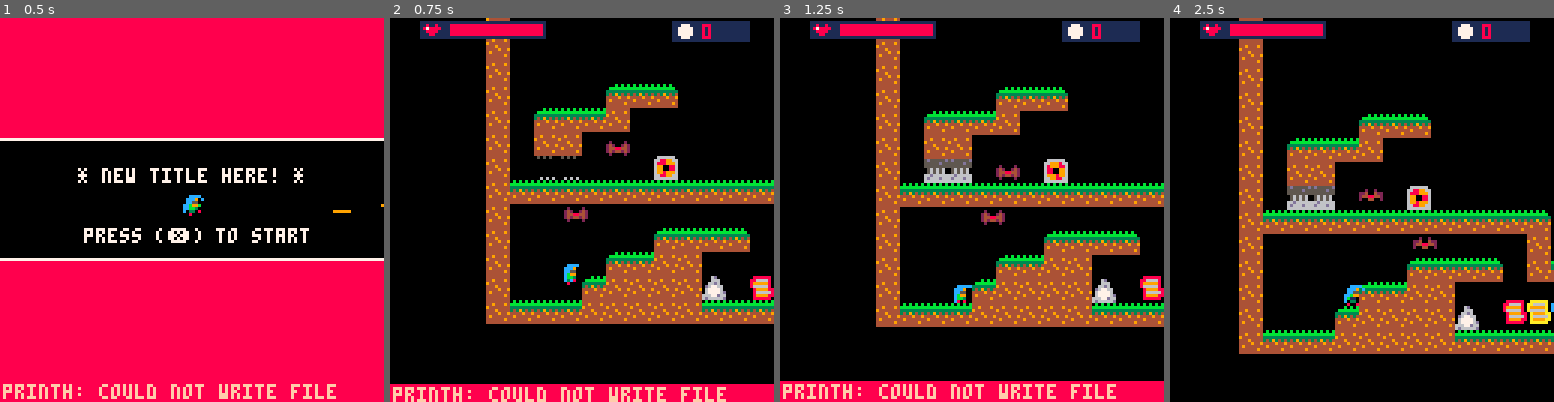
Above: before the commit, frames 1-4 (left to right).
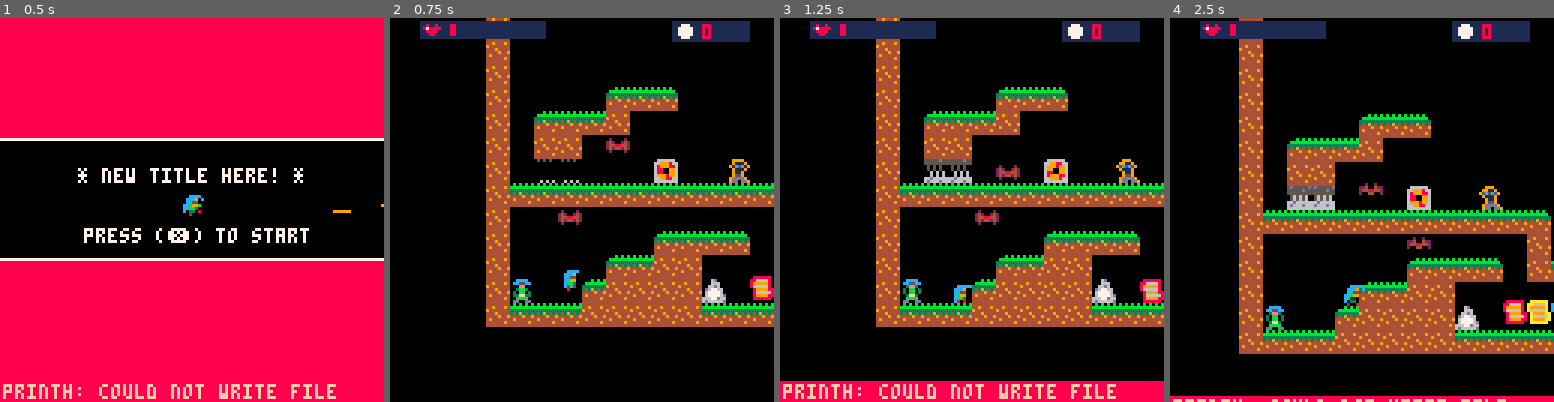
Above: after the commit, the same moments.

Repository: Mizar01/last_spellcaster
Game: PICO-8 cartridge microvania.p8
Same seed, same stepped clock (60 frames per second), same inputs: the game is played once before the commit and once after it.
Inputs:
- Up to frame 1 (0.5 s): tap X (X key) at 0.33 s
- Up to frame 2 (0.75 s): tap O (Z key) at 0.7 s
- Up to frame 3 (1.25 s): tap X (X key) at 1.07 s
- Up to frame 4 (2.5 s): hold Right 1.6-2.1 s; hold P2 Left 1.6-2.1 s; tap O (Z key) at 1.7, 2.1 s; tap X (X key) at 1.85 s; hold Up 2.15-2.42 s; hold P2 Down 2.15-2.42 s; hold Right from 2.47 s (still down); hold P2 Left from 2.47 s (still down)

Frame 1 is identical in both runs. In frame 2, 17% of the frame differs, in the area x 0-100%, y 0-100%; in frame 3, 2.0%; in frame 4, 3.3%.

Commit message:
added npc and dialog system

Diff:
--- a/game/base.lua
+++ b/game/base.lua
@@ -10,6 +10,8 @@
 phase=idle
 x=*1
 y=*2
+spawn_x=*1
+spawn_y=*2
 ]], {x or 0, y or 0, parent_mgr or nil})
 
 		o.spr = dstarc([[
@@ -32,6 +34,9 @@
 	draw = function(self)
 		self:draw_sprite()
  	end,
+	respawn = function(self, x, y)
+		self.x, self.y, self.spawn_x, self.spawn_y = x, y, x, y
+	end,
     del = function(self)
         self.destroyed = true
         if (self.parent_mgr) then
--- a/game/compressed_maps.lua
+++ b/game/compressed_maps.lua
@@ -1,3 +1,3 @@
 stage_compressed_maps = {
-	[[1z1G0z0D1"0z0D1"0z0D1"0:1,0x1"0z0D1"0z0D1"071$0,1"0u1"0z0 …(154 unchanged characters)… !1$0z0?1"0!1"0!b!0,1!051"0u1"0!M"7!0"Q!0*1!0z021.0%1!021"0x1"0"a!0(1!0%M!0z021"0&1$0!1"0!1$0z021"0$1$0)1#001"0x1"0"f!1%6!0!A!B!C!D!0#v#0!1!0's!0'1!0&e!0q1z1G]],
+	[[1z1G0z0D1"0z0D1"0z0D1"0:1,0x1"0z0D1"0z0D1"071$0,1"0u1"0z0 …(154 unchanged characters)… !1$0z0?1"0!1"0!b!0,1!051"0u1"0!M"7!0"Q!0"u!0'1!0z021.0%1!021"0x1"0"a!0(1!0%M!0z021"0&1$0!1"0!1$0z021"0$1$0)1#001"0x1"p!0!f!1%6!0!A!B!C!D!0#h#0!1!0'g!0'1!0&e!0q1z1G]],
 }
--- a/game/game_config.lua
+++ b/game/game_config.lua
@@ -8,6 +8,10 @@
 el_cls = {c_fire, c_thunder, c_ice, c_wind} -- element class for each element type
 el_dmg = dstarc([[{110;20;30};{10;15;25};{0;0;0};{0;0;0}]])
 el_cost = dstarc("0;25;40;35")
+npc_sprites = dstarc([[
+    lea = {192;193}
+    lady = {208;209}
+]])
 fsolid_idx = 0 --sprint flag index used for solid
 game = nil
 player = nil
@@ -46,7 +50,10 @@
 dead_messages = {}
 
 stage_config = {
-    build_stage_config_item("hello pris... ehm subject n.6", 13, "grass", 0),
+    build_stage_config_item("The green forest", 13, "grass", dstarc([[
+        p = {name=lea;msg=my dear nephew*please help me find the*four elemental scrolls.}
+        u = {name=lady;msg=welcome to the forest*be careful out there!}
+    ]])),
 }
 
 -- adding to dstar other functions
--- a/game/hud.lua
+++ b/game/hud.lua
@@ -50,9 +50,8 @@
         l.fixedx = l.final_pos + 250
         dstar(l, [[
             ttl_live = _fn_t1_2
-            offset = 0
         ]])
-        return sm(l, c_slide_text)
+        return l
     end,
     update = function(self)
         if (self.ttl_live:adv()) then
@@ -68,6 +67,29 @@
         rect( self.x - 2, self.y - 2, self.x + 126, self.y + 7, 14)
         print(self.msg, self.x, self.y, 8) -- x,y are already right for the camera position
 
+    end,
+})
+
+c_dialog = cstar("c_dialog:c_slide_text", {
+    __new = function(n, y, author, msg)
+        local l = c_slide_text.new(y, msg)
+        dstar(l, [[
+            final_pos = 10
+            ttl_live = _fn_t1_6
+            author = *1
+        ]], {author})
+        l.fixedx = l.final_pos + 250 -- it can't be put in dstar unless final_pos is changed first
+        return l
+    end,
+    draw = function(self)
+        local msgs = split(self.msg, "*")
+        local rows = #msgs + 1
+        rectfill(self.x - 2, self.y - 2, self.x + 124, self.y + rows * 7, 1)
+        rect( self.x - 2, self.y - 2, self.x + 124, self.y + rows * 7, 14)
+        print(self.author..":", self.x, self.y, 8)
+        for i = 1, #msgs do
+            print(msgs[i], self.x, self.y + (i) * 7, 8)
+        end
     end,
 })
 
--- a/game/main.lua
+++ b/game/main.lua
@@ -151,6 +151,13 @@
         -- print("p jforce: "..tostr(player.jforce), 0, 6, 7)
         -- print("p speedy: "..tostr(player.speedy), 0, 12, 7)
 
+        if (player.phase == "dead") then
+            local cx, cy = cam:calc_center()
+            cprint("you died!", 64 + cx, 55 + cy, 8)
+            cprint("respawning in "..player.t_respawn:t_left(), 64 + cx, 65 + cy, 7)
+            return
+        end
+
         if (self.win_game) then
             crectfill(64, 64, 120, 55, 1)
             cprint("congratulations!", 64,  55, 10)
--- a/game/misc.lua
+++ b/game/misc.lua
@@ -249,7 +249,6 @@
         self.on = not self.on
     end,
     link_switch = function(self, door)
-        flog("adding door to switch")
         add(self.doors, door)
     end,
     draw = function(self)
@@ -299,11 +298,13 @@
         self.y = self.oy + sin(time()) * 2
     end,
     interact = function(self)
+
         local n = self.name or el_cls[self.el].name
         if (player.shards < self.cost) then
             c_slide_text.new(30, "("..n..") You need "..tostr(self.cost).." shards")
             return
         end
+
         if (self.int_fn != nil) then
             self.int_fn(self)
         else
@@ -311,8 +312,10 @@
             player.cur_el = self.el
             player.avail_el[self.el] = true
         end
+
         c_slide_text.new(30, n.." acquired")
         self:del()
+
     end,
     draw = function(self)
         if (self.el) pal(7, el_colors[self.el])
@@ -348,6 +351,19 @@
     end
 })
 
+c_npc = cstar("c_npc:c_interactive", {
+    __new = function(n, x, y, name, dialogs)
+        local l = c_interactive.new(x, y, game.mgr.misc_mgr)
+        l.spr.idle.sprites = npc_sprites[name]
+        l.name = name
+        l.dialog = dialogs
+        return l
+    end,
+    interact = function(self)
+        c_dialog.new(30, self.name, self.dialog)
+    end
+})
+
 c_misc_mgr = cstar("c_misc_mgr:c_mgr", {
     __new = function(n)
         local m = c_mgr.new()
--- a/game/player.lua
+++ b/game/player.lua
@@ -25,7 +25,7 @@
 			speed=0
 			init_speed=0.1
 			inc_speed_factor=0.2
-			life=20
+			life=1
 			max_life=20
 			init_max_life=20
 			coins=0
@@ -37,6 +37,7 @@
 			shine_star=0
 			interaction_fn=nil
 			hitbox = { x = 2; y = 3; x2 = 5; y2 = 7 }
+			t_respawn=nil
 			shards = 0
 		]])
 		return sm(p, c_player)
@@ -57,22 +58,30 @@
 
 		local p = self
 
+		local btn = {
+			left = btn(0),
+			right = btn(1),
+			jump = btn(4),
+			jump_start = btnp(4),
+			action = btnp(5)
+			-- d = btnp(3,1), -- d key (for debug)
+		}
+
 		if (p.phase == "dead") then
 			if (p.prev_btn.left) obj_move(p, dir_left)
 			if (p.prev_btn.right) obj_move(p, dir_right)
 			p.speed = p.speed * 0.9
-			p:apply_forces()
+			p:apply_forces(btn)
+			if (p.t_respawn:adv()) then
+				-- respawn the player
+				p:respawn(p.spawn_x, p.spawn_y)
+				p.life = p.max_life
+				p.phase = "idle"
+				p.invulnerable = false
+			end
 			return
 		end
 
-		local btn = {
-			left = btn(0, 0),
-			right = btn(1, 0),
-			jump = btn(4, 0),
-			jump_start = btnp(4, 0),
-			action = btnp(5, 0)
-			-- d = btnp(3,1), -- d key (for debug)
-		}
 
 		-- if (btn.d) debug = not debug
 
@@ -135,8 +144,7 @@
 			if (p.life <= 0) then
 				p.phase = "dead"
 				p.invulnerable = true
-				game.game_over_msg = rnd(game.game_over_msgs)
-				game:set_game_over()
+				p.t_respawn = c_timer.new(5) -- time before respawn
 			else
 				p.nodmg_t = c_timer.new(1) -- invincibility frames
 				p.spr.effect = "blink_white"
@@ -202,6 +210,7 @@
 		self.jstack = 0
 	end,
 	set_start_jump = function(self)
+		if (self.phase == "dead") return
 		if self:on_ground() then
 			self:reset_jump_vars()
 			self.phase = "jump"
--- a/game/utils.lua
+++ b/game/utils.lua
@@ -84,12 +84,12 @@
 	return m.tx == tx and m.ty == ty
 end
 
-function build_stage_config_item(name, music, theme, gems)
+function build_stage_config_item(name, music, theme, npcdata)
 	return {
 		name = name,
 		music = music,
 		theme = themes[theme],
-		gems = gems,
+        npcdata = npcdata,
 	}
 end
 
@@ -183,7 +183,7 @@
                 local tile_to_set = map_tiles_by_theme(tile_variant, theme) or 1
                 mset(tx, ty, tile_to_set)
             elseif (t == "f") then -- player start position
-                player.x, player.y = px, py
+                player:respawn(px, py)
             elseif (t == "a" or t == "b") then -- bats
                 c_bat.new(px, py, t == "a", emgr)
             elseif (t == "6") then -- focuslith
@@ -191,10 +191,14 @@
 			elseif (t == "8") then -- dead
             elseif (t == "e") then -- dog
 				c_walk_en.new(px, py, "dog")
-            elseif (t == "s") then -- spider
+            elseif (t == "g") then -- spider
                 c_walk_en.new(px, py, "spider")
-            elseif (t == "v") then
+            elseif (t == "h") then
                 c_vine.new(px, py, emgr)
+            elseif (instr("pqrstuvwxyz", t)) then
+                local npcdata = stage_cfg.npcdata[t]
+                -- flog("stage = " .. tostr(t))
+                c_npc.new(px, py, npcdata.name, npcdata.msg)
             elseif (instr("ABCD", t)) then -- element scrolls
                 c_scroll.new(px, py, ord(t) - ord("A") + 1)
             elseif (instr("MNOP", t)) then -- element launchers
--- a/map_compressor2.p8
+++ b/map_compressor2.p8
@@ -24,14 +24,15 @@
 -- d = laser cannon diag directions
 -- e = dog enemy
 -- f = player start position
--- s = spider enemy
--- v = vines
+-- g = spider enemy
+-- h = vines
 -- A = fire scroll
 -- B = thunder scroll
 -- C = ice scroll
 -- D = wind scroll
 -- MNOP = doors activated by switches
 -- QRST = switches for doors MNOP
+-- pqrstuvwxyz = npc dialogs (the mapping is done in game_config.lua)
 
 -- empty_map_sammple
 empty_map_sample = [[
@@ -97,12 +98,12 @@
 1         1 1 1                                                           1 1                                                                                                                                                                                 1
 1   1 1 1 1                                                                                                                                                                                                                                                   1
 1   1 1   b                         1                                           1 1                                                                                                                                                                           1
-1   M M 7     Q                     1                                                                                                                                                                                                                         1
+1   M M 7     Q     u               1                                                                                                                                                                                                                         1
 1 1 1 1 1 1 1 1 1 1 1 1 1           1                                     1 1                                                                                                                                                                                 1
 1     a                 1           M                                                                                                                                                                                                                         1
 1             1 1 1 1   1 1   1 1 1 1                                                                                                                                                                                                                         1
 1         1 1 1 1                   1 1 1                                 1 1                                                                                                                                                                                 1
-1     f 1 1 1 1 1 6   A B C D       v v v   1               s               1             e                                                                                                                                                                   1
+1 p   f 1 1 1 1 1 6   A B C D       h h h   1               g               1             e                                                                                                                                                                   1
 1 1 1 1 1 1 1 1 1 1 1 1 1 1 1 1 1 1 1 1 1 1 1 1 1 1 1 1 1 1 1 1 1 1 1 1 1 1 1 1 1 1 1 1 1 1 1 1 1 1 1 1 1 1 1 1 1 1 1 1 1 1 1 1 1 1 1 1 1 1 1 1 1 1 1 1 1 1 1 1 1 1 1 1 1 1 1 1 1 1 1 1 1 1 1 1 1 1 1 1 1 1 1 1 1 1 1 1 1 1 1 1 1 1 1 1 1 1 1 1 1 1 1 1 1 1 1 1
 ]],
 }
Not shown, changed: 56 lines of the sprite sheet (__gfx__) section of microvania.p8
Not shown, changed: README.ml
